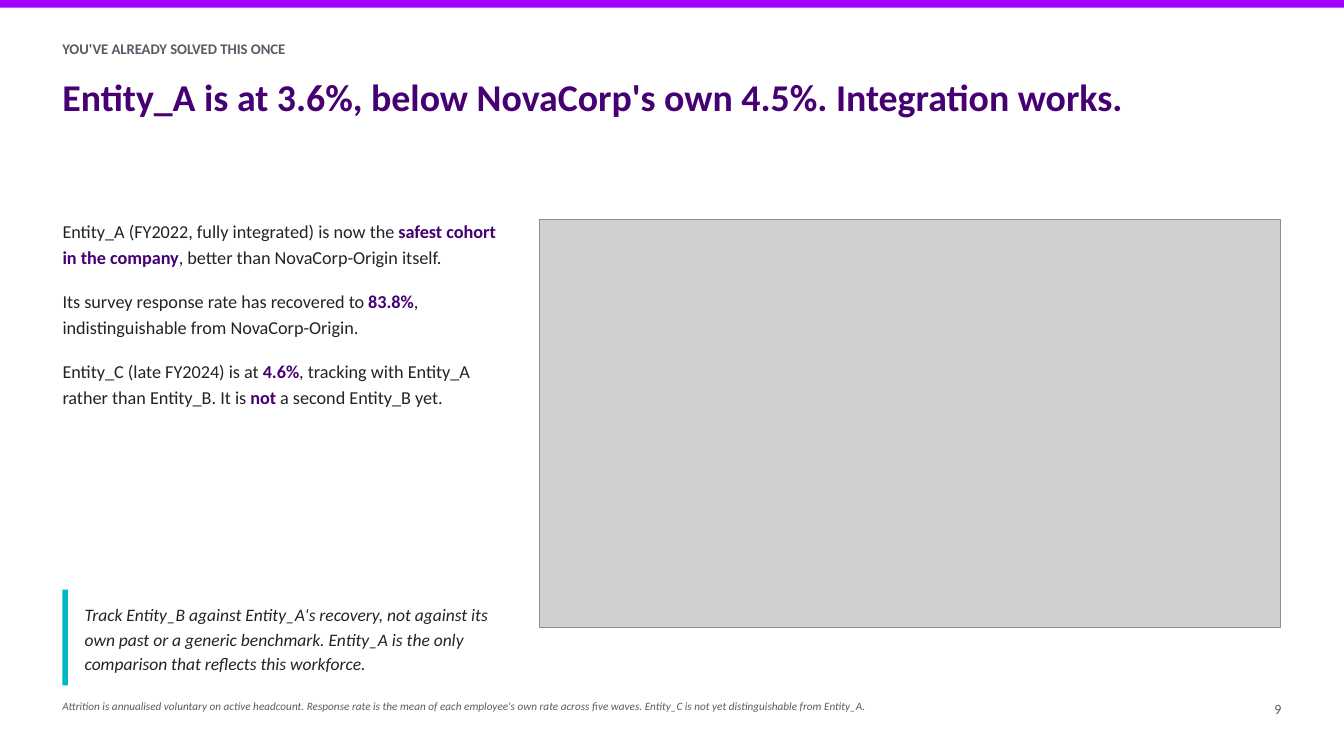
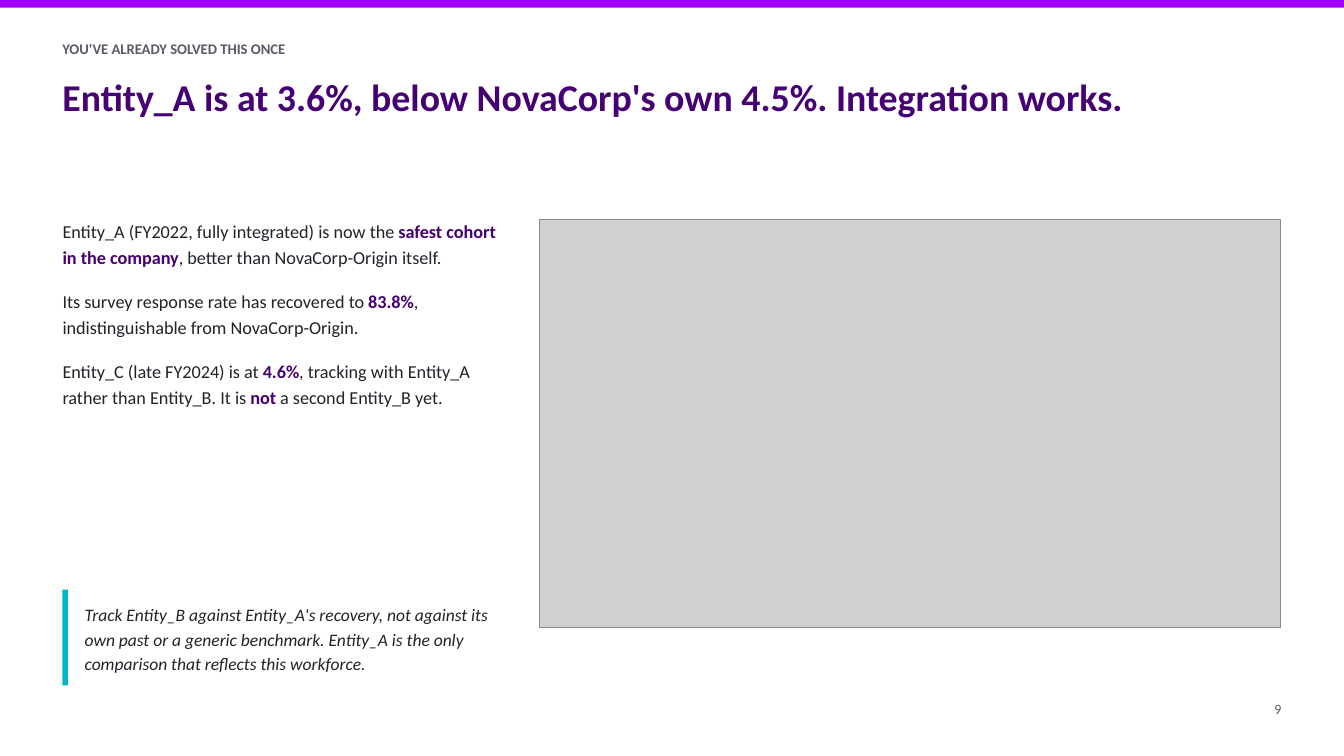
Before and after one commit to athxrva21/subaa_datathon, a slide deck: slide 9 of deck/NovaCorp_deck.pptx. Drawn at 1344x756 pixels with LibreOffice and Linux fonts; fonts in the diff are those of the drawing; grey boxes stand for pictures. Boxes give left, top, right and bottom in pixels: in the first picture for what was removed or moved away, otherwise in the second. Text is boxed around its words. In the diff, an @@ line names an element or a change of style, - is before the commit and + after.

```diff
--- a/deck/NovaCorp_deck.pptx
+++ b/deck/NovaCorp_deck.pptx
@@ text removed at (62,702,865,712) @@
-Attrition is annualised voluntary on active headcount. Response rate is the mean of each employee's own rate across five waves. Entity_C is not yet distinguishable from Entity_A.
```
Also in this commit, not shown: 14 other slides changed, 3 other files.
